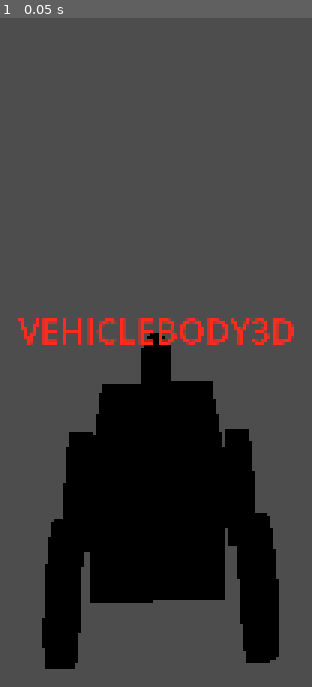
Above: before the commit, frame 1.
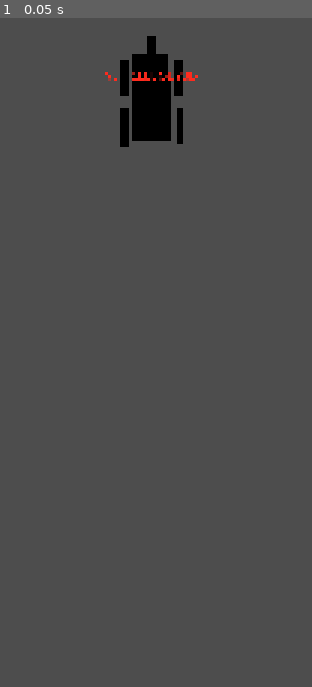
Above: after the commit, the same moment.

Repository: Danny-Wits/car-game
Game: Godot game, scene res://scenes/car.tscn
Two runs of this game, one before a commit and one after it. Both use one fixed random seed, a clock stepped at 60 frames per second and the inputs below. This scene is started directly instead of the project's main scene.
Inputs:
- Up to frame 1 (0.05 s): no input

The runs differ from the first frame. In frame 1, 26% of the frame differs, in the area x 5-95%, y 2-98%.

Commit message:
vfx on bullet added

Diff:
--- a/assets/VFX/Scenes/VFX_Puff_run.tscn
+++ b/assets/VFX/Scenes/VFX_Puff_run.tscn
@@ -1,13 +1,13 @@
 [gd_scene load_steps=10 format=3 uid="uid://ccdifaij7iykp"]
 
-[ext_resource type="Shader" uid="uid://cbctxpf3ajcpc" path="res://VFX/Shaders/s_puff.tres" id="1_6vebj"]
-[ext_resource type="Texture2D" uid="uid://4yxd0gw486dx" path="res://VFX/Textures/T_PerlinNoise_Tiled.png" id="2_in4ho"]
+[ext_resource type="Shader" uid="uid://cbctxpf3ajcpc" path="res://assets/VFX/Shaders/s_puff.tres" id="1_6vebj"]
+[ext_resource type="Texture2D" uid="uid://4yxd0gw486dx" path="res://assets/VFX/Textures/T_PerlinNoise_Tiled.png" id="2_in4ho"]
 
 [sub_resource type="ShaderMaterial" id="ShaderMaterial_bx2os"]
 render_priority = 0
 shader = ExtResource("1_6vebj")
+shader_parameter/Vertex_Noise = ExtResource("2_in4ho")
 shader_parameter/Proximity_Fade = 0.5
-shader_parameter/Vertex_Noise = ExtResource("2_in4ho")
 
 [sub_resource type="Curve" id="Curve_mkfny"]
 _data = [Vector2(0.521739, 1), 0.0, 0.0, 0, 0, Vector2(1, 0), 0.0, 0.0, 0, 0]
--- a/assets/VFX/Scenes/VFX_puff_big.tscn
+++ b/assets/VFX/Scenes/VFX_puff_big.tscn
@@ -1,23 +1,23 @@
 [gd_scene load_steps=34 format=3 uid="uid://bj3cgi2csord"]
 
-[ext_resource type="Shader" uid="uid://cbctxpf3ajcpc" path="res://VFX/Shaders/s_puff.tres" id="1_p4ear"]
-[ext_resource type="Shader" uid="uid://dgwac6mam38tg" path="res://VFX/Shaders/s_simple1.tres" id="1_s6jba"]
-[ext_resource type="Texture2D" uid="uid://cj0t7xony6e4r" path="res://VFX/Textures/T_fl81_vfx.png" id="2_j0ej6"]
-[ext_resource type="Texture2D" uid="uid://4yxd0gw486dx" path="res://VFX/Textures/T_PerlinNoise_Tiled.png" id="2_rqqmb"]
-[ext_resource type="Shader" uid="uid://bc0h30a246uhg" path="res://VFX/Shaders/s_simple2.tres" id="3_s01gx"]
-[ext_resource type="Texture2D" uid="uid://cdga0j4g0dlx3" path="res://VFX/Textures/T_basic1_vfx.PNG" id="4_84v3w"]
+[ext_resource type="Shader" uid="uid://cbctxpf3ajcpc" path="res://assets/VFX/Shaders/s_puff.tres" id="1_p4ear"]
+[ext_resource type="Shader" uid="uid://dgwac6mam38tg" path="res://assets/VFX/Shaders/s_simple1.tres" id="1_s6jba"]
+[ext_resource type="Texture2D" uid="uid://cj0t7xony6e4r" path="res://assets/VFX/Textures/T_fl81_vfx.png" id="2_j0ej6"]
+[ext_resource type="Texture2D" uid="uid://4yxd0gw486dx" path="res://assets/VFX/Textures/T_PerlinNoise_Tiled.png" id="2_rqqmb"]
+[ext_resource type="Shader" uid="uid://bc0h30a246uhg" path="res://assets/VFX/Shaders/s_simple2.tres" id="3_s01gx"]
+[ext_resource type="Texture2D" uid="uid://cdga0j4g0dlx3" path="res://assets/VFX/Textures/T_basic1_vfx.PNG" id="4_84v3w"]
 
 [sub_resource type="ShaderMaterial" id="ShaderMaterial_ixvty"]
 render_priority = 0
 shader = ExtResource("1_p4ear")
+shader_parameter/Vertex_Noise = ExtResource("2_rqqmb")
 shader_parameter/Proximity_Fade = 1.0
-shader_parameter/Vertex_Noise = ExtResource("2_rqqmb")
 
 [sub_resource type="Curve" id="Curve_c7hnn"]
 _data = [Vector2(0.521739, 1), 0.0, 0.0, 0, 0, Vector2(1, 0), 0.0, 0.0, 0, 0]
 point_count = 2
 
-[sub_resource type="CurveTexture" id="CurveTexture_x2pap"]
+[sub_resource type="CurveTexture" id="CurveTexture_tv8i7"]
 texture_mode = 1
 curve = SubResource("Curve_c7hnn")
 
@@ -44,6 +44,7 @@
 emission_ring_height = 0.0
 emission_ring_radius = 1.0
 emission_ring_inner_radius = 1.0
+emission_ring_cone_angle = 90.0
 angle_min = -180.0
 angle_max = 180.0
 direction = Vector3(0, 1, 0)
@@ -180,7 +181,7 @@
 
 [sub_resource type="AnimationLibrary" id="AnimationLibrary_wanpx"]
 _data = {
-"hit": SubResource("Animation_hoqvr")
+&"hit": SubResource("Animation_hoqvr")
 }
 
 [node name="HIT VFX" type="Node3D"]
@@ -218,6 +219,6 @@
 
 [node name="AnimationPlayer" type="AnimationPlayer" parent="."]
 libraries = {
-"": SubResource("AnimationLibrary_wanpx")
+&"": SubResource("AnimationLibrary_wanpx")
 }
 autoplay = "hit"
--- a/assets/VFX/Shaders/s_UpLevel.tres
+++ b/assets/VFX/Shaders/s_UpLevel.tres
@@ -80,7 +80,7 @@
 
 [resource]
 code = "shader_type spatial;
-render_mode blend_mix, depth_draw_opaque, cull_disabled, diffuse_lambert, specular_schlick_ggx, unshaded, shadows_disabled;
+render_mode blend_mix, depth_draw_opaque, depth_test_default, cull_disabled, diffuse_lambert, specular_schlick_ggx, unshaded, shadows_disabled;
 
 uniform vec2 Texture_Scale = vec2(1.000000, 1.000000);
 uniform vec2 Texture_Speed = vec2(0.500000, 3.000000);
--- a/assets/VFX/Shaders/s_puff.tres
+++ b/assets/VFX/Shaders/s_puff.tres
@@ -87,10 +87,10 @@
 
 [resource]
 code = "shader_type spatial;
-render_mode blend_mix, depth_draw_opaque, cull_back, diffuse_lambert, specular_schlick_ggx, fog_disabled;
+render_mode blend_mix, depth_draw_opaque, depth_test_default, cull_back, diffuse_lambert, specular_schlick_ggx, fog_disabled;
 
 uniform sampler2D Vertex_Noise : source_color;
-uniform float Proximity_Fade : hint_range(0, 1) = 0.20000000298023;
+uniform float Proximity_Fade : hint_range(0.0, 1.0) = 0.20000000298023;
 uniform sampler2D depth_tex_frg_2 : hint_depth_texture;
 
 
--- a/assets/VFX/Shaders/s_simple1.tres
+++ b/assets/VFX/Shaders/s_simple1.tres
@@ -34,10 +34,10 @@
 
 [resource]
 code = "shader_type spatial;
-render_mode blend_mix, depth_draw_opaque, cull_back, diffuse_lambert, specular_schlick_ggx, unshaded, shadows_disabled;
+render_mode blend_mix, depth_draw_opaque, depth_test_default, cull_back, diffuse_lambert, specular_schlick_ggx, unshaded, shadows_disabled;
 
 uniform sampler2D Main_Texture : source_color;
-uniform float Proximity_Fade : hint_range(0, 1) = 0.5;
+uniform float Proximity_Fade : hint_range(0.0, 1.0) = 0.5;
 uniform sampler2D depth_tex_frg_5 : hint_depth_texture;
 
 
--- a/assets/VFX/Shaders/s_simple2.tres
+++ b/assets/VFX/Shaders/s_simple2.tres
@@ -36,9 +36,9 @@
 
 [resource]
 code = "shader_type spatial;
-render_mode blend_mix, depth_draw_opaque, cull_disabled, diffuse_lambert, specular_schlick_ggx, unshaded;
+render_mode blend_mix, depth_draw_opaque, depth_test_default, cull_disabled, diffuse_lambert, specular_schlick_ggx, unshaded;
 
-uniform float Outline : hint_range(0, 1) = 0.85000002384186;
+uniform float Outline : hint_range(0.0, 1.0) = 0.85000002384186;
 uniform sampler2D Hit_texture : source_color;
 
 
--- a/scenes/car.tscn
+++ b/scenes/car.tscn
@@ -49,11 +49,6 @@
 font_size = 60
 uppercase = true
 
-[node name="SpringArm3D" type="SpringArm3D" parent="."]
-transform = Transform3D(-0.9986739, 0, 0.051481783, 0, 1, 0, -0.051481783, 0, -0.9986739, 0, 4.6334343, -6.6643033)
-
-[node name="Camera3D" type="Camera3D" parent="SpringArm3D"]
-
 [node name="CSGBakedMeshInstance3D" type="MeshInstance3D" parent="."]
 transform = Transform3D(1, 0, 0, 0, 1, 0, 0, 0, 1, 0, 0.17850673, 0)
 mesh = SubResource("ArrayMesh_3wmsh")
@@ -103,3 +98,6 @@
 replication_config = SubResource("SceneReplicationConfig_x31a8")
 visibility_update_mode = 1
 script = ExtResource("2_qt2eu")
+
+[node name="Camera3D" type="Camera3D" parent="."]
+transform = Transform3D(-0.9986739, 3.7252903e-09, 0.0514818, 0.045529336, 0.46677262, 0.88320464, -0.02403029, 0.88437736, -0.46615365, -1.1920929e-07, 22.888023, -9.710762)
--- a/scenes/fire_ball/bullet_3d.gd
+++ b/scenes/fire_ball/bullet_3d.gd
@@ -2,6 +2,7 @@
 
 const SPEED = 55.0
 const RANGE = 40.0
+
 
 var travelled_distance = 0.0
 
@@ -13,6 +14,13 @@
 
 
 func _on_body_entered(_body) -> void:
+	const VFX = preload("res://assets/VFX/Scenes/VFX_puff_big.tscn")
+	var vfx = VFX.instantiate()
+	get_tree().current_scene.add_child(vfx)
+	vfx.global_transform = $".".global_transform
+	var anim_player = vfx.get_node("AnimationPlayer")
+	anim_player.play("hit")
 	queue_free()
+
 	#if body.has_method("take_damage"):
 		#body.take_damage()
--- a/scenes/fire_ball/bullet_3d.tscn
+++ b/scenes/fire_ball/bullet_3d.tscn
@@ -4,7 +4,7 @@
 [ext_resource type="PackedScene" uid="uid://ba7wjkme2r5v1" path="res://scenes/fire_ball/projectile_3d.tscn" id="1_ri8cd"]
 
 [sub_resource type="SphereShape3D" id="SphereShape3D_ys4u8"]
-radius = 0.119845
+radius = 0.1
 
 [sub_resource type="SceneReplicationConfig" id="SceneReplicationConfig_8exth"]
 
--- a/scripts/car.gd
+++ b/scripts/car.gd
@@ -12,7 +12,7 @@
 	set_multiplayer_authority(name.to_int())
 func _ready() -> void:
 	name_label.text= Global.player_name if is_multiplayer_authority() else str(name)
-	$SpringArm3D/Camera3D.current=is_multiplayer_authority()
+	$Camera3D.current=is_multiplayer_authority()
 	set_physics_process(is_multiplayer_authority())
 # Called every frame. 'delta' is the elapsed time since the previous frame.
 
@@ -24,6 +24,10 @@
 
 	if Input.is_action_pressed("forward"):
 		engine_force = accelaration
+		#if $VehicleWheel3D4.get_friction_slip() > 0.5 :
+			#for i in range(5):
+				#$VFX_puff_run.restart(true)
+
 
 	else:
 		engine_force/=1.2
Not shown: 6 places in assets/VFX/Scenes/VFX_puff_big.tscn that only renumber resources
